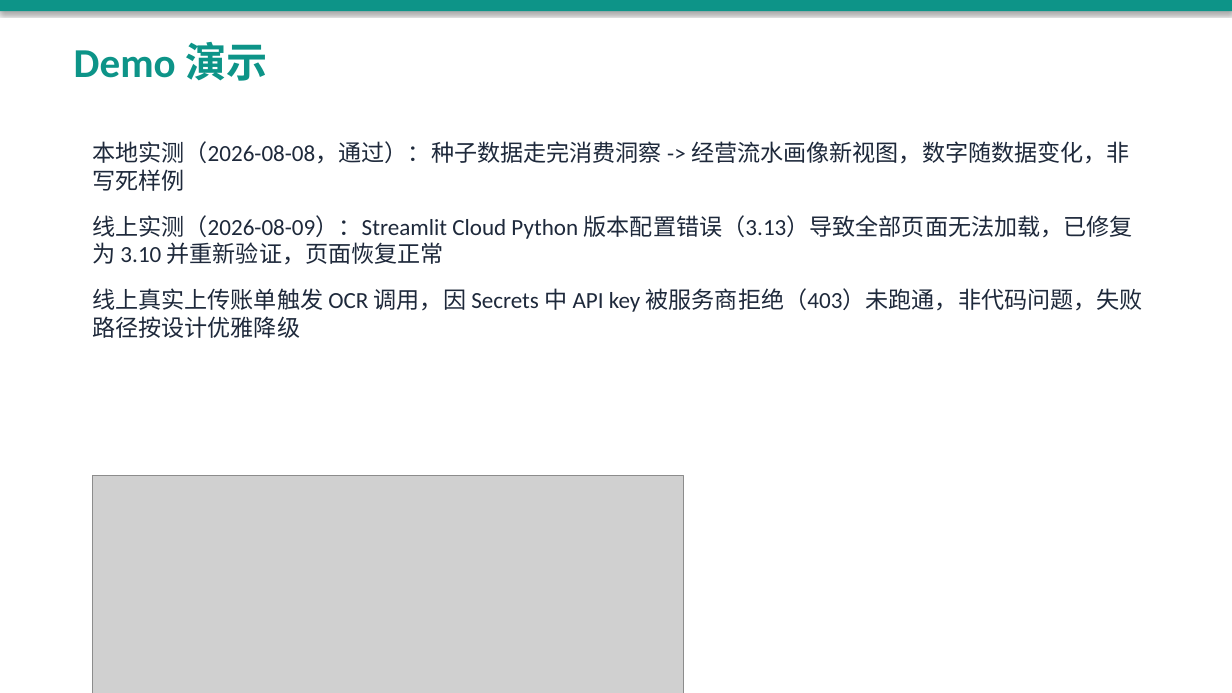
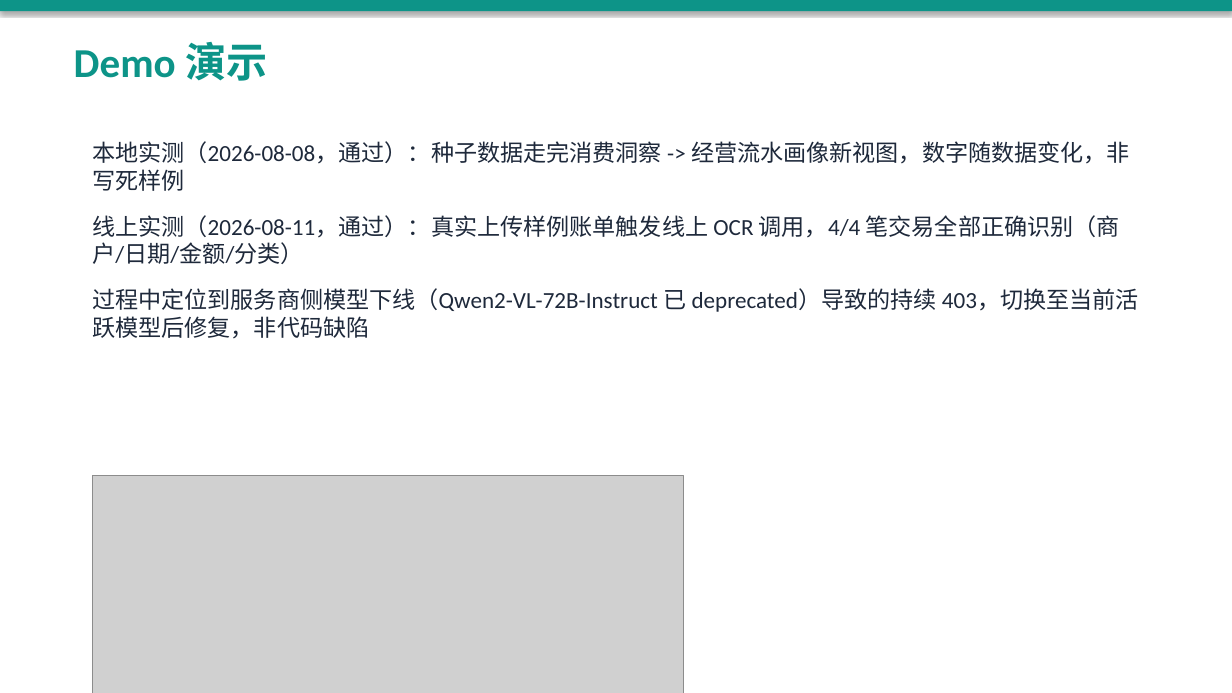
Before and after one commit to CrazyForks/WeFinance, a slide deck: slide 6 of hackathon/goai-2026-submission/WeFinance-GOAI2026-初赛PPT-v1.pptx. Drawn at 1232x693 pixels with LibreOffice and Linux fonts; fonts in the diff are those of the drawing; grey boxes stand for pictures. Boxes give left, top, right and bottom in pixels: in the first picture for what was removed or moved away, otherwise in the second. Text is boxed around its words. In the diff, an @@ line names an element or a change of style, - is before the commit and + after.

Commit message:
docs(goai): update Demo slide with successful live OCR result
Live testing on 2026-08-11 initially hit a 403 that looked like an API
key problem; root cause was SiliconFlow deprecating the pinned vision
model, not the key. After switching to an active model the live demo
now recognizes 4/4 sample transactions end to end. Replace the old
403-failure narrative on the Demo slide with this result.

```diff
--- a/hackathon/goai-2026-submission/WeFinance-GOAI2026-初赛PPT-v1.pptx
+++ b/hackathon/goai-2026-submission/WeFinance-GOAI2026-初赛PPT-v1.pptx
@@ text at (92,215,1139,339): text changed @@
-线上实测（2026-08-09）：Streamlit Cloud Python 版本配置错误（3.13）导致全部页面无法加载，已修复为 3.10 并重新验证，页面恢复正常
-线上真实上传账单触发 OCR 调用，因 Secrets 中 API key 被服务商拒绝（403）未跑通，非代码问题，失败路径按设计优雅降级
+线上实测（2026-08-11，通过）：真实上传样例账单触发线上 OCR 调用，4/4 笔交易全部正确识别（商户/日期/金额/分类）
+过程中定位到服务商侧模型下线（Qwen2-VL-72B-Instruct 已 deprecated）导致的持续 403，切换至当前活跃模型后修复，非代码缺陷
```
Also in this commit, not shown: 2 other files.
